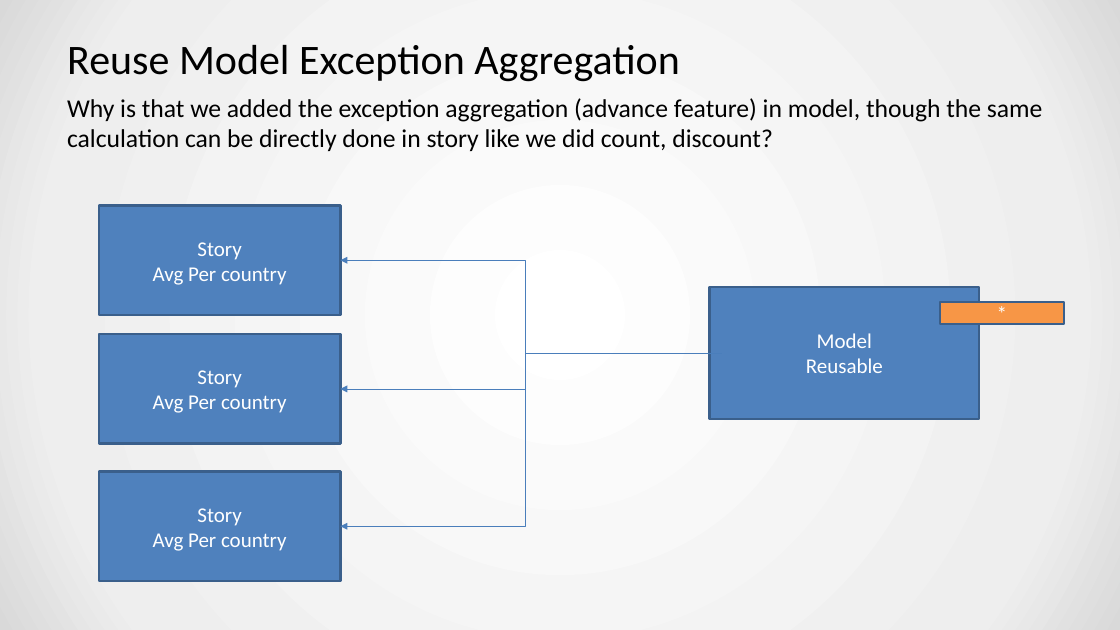
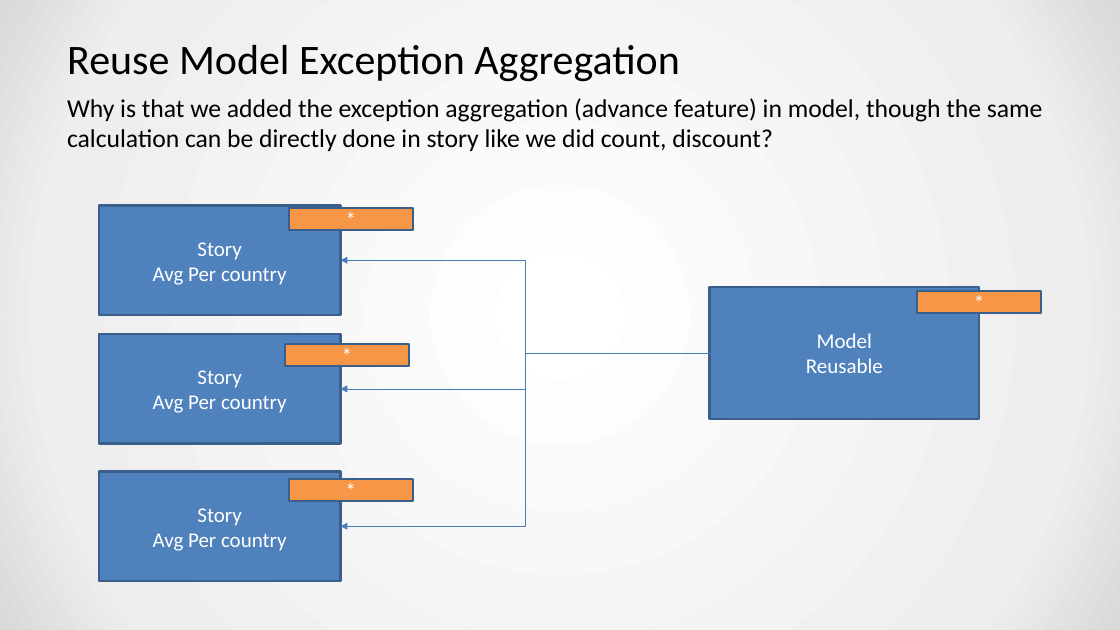
Before and after one commit to soyuztechnologies/HPC_AOH_SAC, a slide deck: slide 4 of Day 11/Day 11.pptx. Drawn at 1120x630 pixels with LibreOffice and Linux fonts; fonts in the diff are those of the drawing. Boxes give left, top, right and bottom in pixels: in the first picture for what was removed or moved away, otherwise in the second. Text is boxed around its words. In the diff, an @@ line names an element or a change of style, - is before the commit and + after.

```diff
--- a/Day 11/Day 11.pptx
+++ b/Day 11/Day 11.pptx
@@ rectangle added at box(289, 208, 413, 229), fill #F79646, outline #3A5F8C 2 pt, 18 pt, text #FFFFFF @@
+*
@@ rectangle "*": place and size @@
-rectangle "*" at box(939, 302, 1064, 323)
+rectangle "*" at box(917, 291, 1041, 313)
@@ rectangle added at box(285, 344, 409, 365), fill #F79646, outline #3A5F8C 2 pt, 18 pt, text #FFFFFF @@
+*
@@ rectangle added at box(289, 480, 413, 502), fill #F79646, outline #3A5F8C 2 pt, 18 pt, text #FFFFFF @@
+*
```
Also in this commit, not shown: 4 slides added, 12 other files.
